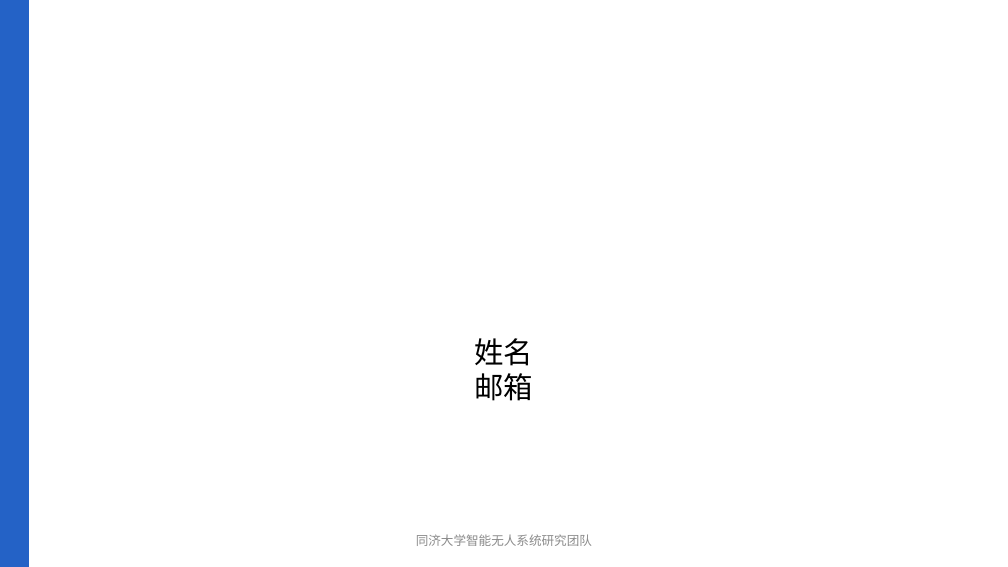
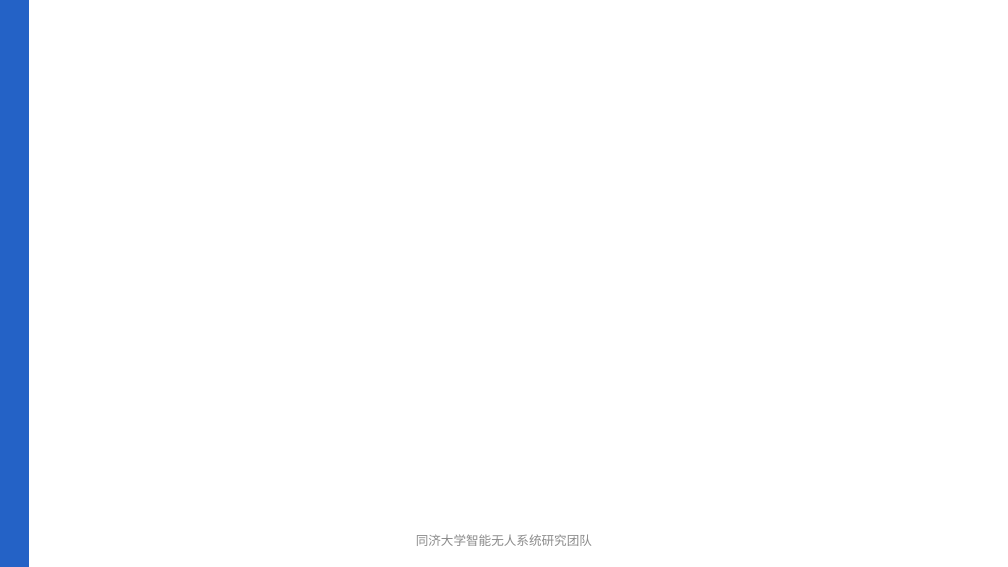
Before and after one commit to tiev-tongji/TIEV-pre-template, a slide deck: slide 6 of pptx/TIEV-pre-template.pptx. Drawn at 1008x567 pixels with LibreOffice and Linux fonts; fonts in the diff are those of the drawing; background and template pictures are left out. Boxes give left, top, right and bottom in pixels: in the first picture for what was removed or moved away, otherwise in the second. Text is boxed around its words. In the diff, an @@ line names an element or a change of style, - is before the commit and + after.

Commit message:
minor update the pptx template

```diff
--- a/pptx/TIEV-pre-template.pptx
+++ b/pptx/TIEV-pre-template.pptx
@@ text removed at [475,338,534,401] @@
-姓名
-邮箱
```
Also in this commit, not shown: 1 other file.
